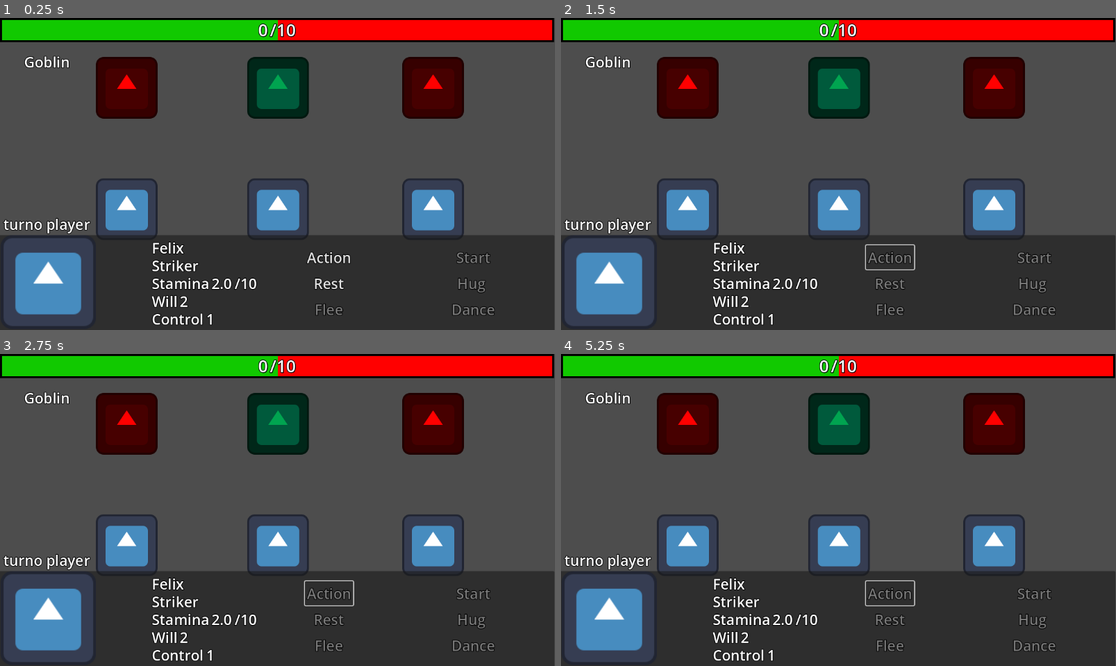
Above: before the commit, frames 1-4 (two rows, left to right).
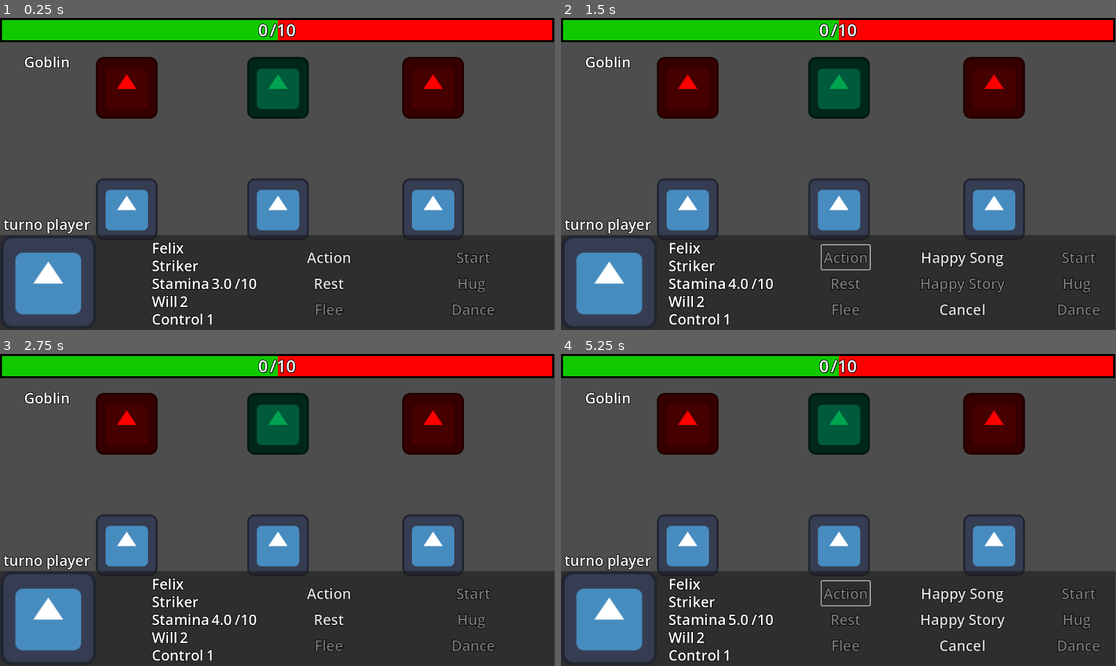
Above: after the commit, the same moments.

Repository: SamantaMancini/heaven_upsidedown
Game: Godot game, scene res://main.tscn
The game is run twice, just before and just after one commit, with the same random seed, the same clock (stepped at 60 frames per second) and the same inputs. The engine's default icon, where the game draws it, is replaced by a stand-in: a white triangle on a blue panel in a dark square.
Inputs (mouse positions are in pixels of both pictures, inside the frame that each line leads up to):
- Up to frame 1 (0.25 s): no input
- Up to frame 2 (1.5 s): click "Rest" at 0.5 s; click (888, 258) at 1.25 s, where only the run after the commit has a clickable "Action"
- Up to frame 3 (2.75 s): click (399, 594) at 2 s, where only the run after the commit has a clickable "Happy Song"
- Up to frame 4 (5.25 s): click (888, 594) at 2.75 s, where only the run after the commit has a clickable "Action"; click (960, 644) at 3.5 s, where only the run after the commit has a clickable "Cancel"; click (888, 619) at 4.25 s, where only the run after the commit has a clickable "Rest"; click (888, 594) at 5 s, where only the run after the commit has a clickable "Action"

The runs differ from the first frame. In frame 1, less than 0.1% of the frame differs, in the area x 38-40%, y 83-88%; in frame 2, 3.7%; in frame 3, 0.4%; in frame 4, 3.8%, in the area x 19-98%, y 71-99%.

Commit message:
fix ui player

Diff:
--- a/chars/players/scripts/player.gd
+++ b/chars/players/scripts/player.gd
@@ -58,9 +58,8 @@
 			v_skills.add_child(new_button)
 			new_button.connect("pressed", Callable(self, "_on_skill_pressed").bind(action_id, new_button))
 
-	GlobalEvent.add_stamina.connect(add_stamina_player)
 	GlobalEvent.start_process.connect(_on_start_pressed)
-
+	GlobalEvent.skill_pressed.connect(_on_skill_pressed)
 # Called every frame. 'delta' is the elapsed time since the previous frame.
 func _process(delta: float) -> void:
 	pass
@@ -91,8 +90,6 @@
 			button.disabled = false
 
 func _on_skill_pressed(id: String, button: Button) -> void:
-	panel_3.hide()
-	panel_2.show()
 	var selected_skill_data = null
 
 	for skill in stats.actions:
@@ -116,6 +113,7 @@
 
 	GlobalEvent.update_button.emit()
 
+	print("skill_info", skill_consumed)
 
 
 
@@ -143,9 +141,9 @@
 				else:
 					print("Target non valido")
 
-			if stamina_cost != null and stamina_cost > 0:
-				progress_bar.value -= stamina_cost
-				print("bar:", progress_bar.value)
+			#if stamina_cost != null and stamina_cost > 0:
+				#progress_bar.value -= stamina_cost
+				#print("bar:", progress_bar.value)
 		skill_consumed.clear()
 
 
--- a/globals/global_events/global_event.gd
+++ b/globals/global_events/global_event.gd
@@ -9,5 +9,7 @@
 signal combination_2(combo: String, sta: float)
 signal start_process
 signal update_button
+signal skill_pressed(id: String, button: Button)
 
 var target_cura = -1
+var can_rest = true
--- a/main.gd
+++ b/main.gd
@@ -15,11 +15,16 @@
 @onready var action: Button = $CanvasLayer/Control/Panel/HBoxContainer/VBoxContainer2/Action
 @onready var rest: Button = $CanvasLayer/Control/Panel/HBoxContainer/VBoxContainer2/Rest
 @onready var v_box_container_3: VBoxContainer = $CanvasLayer/Control/Panel/HBoxContainer/VBoxContainer3
+@onready var start: Button = $CanvasLayer/Control/Panel/HBoxContainer/VBoxContainer4/Start
+@onready var hug: Button = $CanvasLayer/Control/Panel/HBoxContainer/VBoxContainer4/Hug
+@onready var dance: Button = $CanvasLayer/Control/Panel/HBoxContainer/VBoxContainer4/Dance
+
 @export var start_num : int = 0
 @export var combination_1 : String
 @export var combination_2 : String
 @export var players : Array[Player]
 @export var enemies : Array[Enemy]
+@export var buttons_cure : Array[Button]
 
 var shields = 0
 var id_enemy = 0
@@ -28,6 +33,8 @@
 var skills : Dictionary = {}
 var target_name : int
 var battle_end : bool = false
+var player_counter : int = 0
+
 
 # Called when the node enters the scene tree for the first time.
 func _ready() -> void:
@@ -39,6 +46,7 @@
 	sta_min.text = str(players[id_player].stats.stamina)
 	will_v.text = str(players[id_player].stats.will)
 	control_v.text = str(players[id_player].stats.control)
+
 	GlobalEvent.update_global_state.connect(add_points)
 	GlobalEvent.add_shield.connect(add_shield)
 	GlobalEvent.combination.connect(dance_group)
@@ -46,6 +54,7 @@
 	GlobalEvent.combination_2.connect(hug_group)
 	GlobalEvent.remove_global_state.connect(remove_points)
 	GlobalEvent.add_shield_enemy.connect(add_shield_enemy)
+	GlobalEvent.add_stamina.connect(stamina)
 	player_turn()
 
 # Called every frame. 'delta' is the elapsed time since the previous frame.
@@ -54,6 +63,22 @@
 		battle_end = true
 	if progress_bar.value >= progress_bar.max_value:
 		battle_end = true
+	name_enemies.text = enemies[id_enemy].stats.name_char
+	name_char.text = players[id_player].stats.name_char
+	role.text = players[id_player].stats.role
+	sta_min.text = str(players[id_player].stats.stamina)
+	will_v.text = str(players[id_player].stats.will)
+	control_v.text = str(players[id_player].stats.control)
+	_0.text = str(start_num)
+	for player in players:
+		if player.target_on:
+			for button in buttons_cure:
+				button.show()
+
+func stamina(power: float, id: int):
+	for player in players:
+		if player.stats.id == id:
+			player.stats.stamina += power
 
 func skill_players():
 	action.disabled = true
@@ -67,6 +92,9 @@
 				button.add_theme_font_size_override("font_size", 30)
 				button.add_theme_constant_override("outline_size", 5)
 				v_box_container_3.add_child(button)
+				button.connect("pressed", Callable(self, "selected_skill").bind(skill.id, button))
+				if skill.stamina_consumed > player.stats.stamina:
+					button.disabled = true
 	var delete_button = Button.new()
 	delete_button.text = "Cancel"
 	delete_button.flat = true
@@ -78,9 +106,20 @@
 func _on_delete_button_pressed():
 	action.disabled = false
 	rest.disabled = false
-
+	for child in v_box_container_3.get_children():
+		v_box_container_3.remove_child(child)
+		child.queue_free()
+
+func selected_skill(id: String, button: Button):
+	GlobalEvent.skill_pressed.emit(id, button)
+	for child in v_box_container_3.get_children():
+		v_box_container_3.remove_child(child)
+		child.queue_free()
+	action.disabled = false
+	rest.disabled = false
 
 func player_turn():
+	player_counter = 0
 	turn.text = "turno player"
 	action.disabled = false
 	panel.show()
@@ -153,12 +192,15 @@
 	for player in players:
 		if player_emotions.find(player.emotions) == -1:
 			player_emotions += player.emotions
-	print(player_emotions)
+
 	if player_emotions == combination_1:
-		pass
+		dance.disabled = false
 	elif player_emotions == combination_2:
-		pass
-	start_off(false)
+		hug.disabled = false
+	player_counter += 1
+
+	if player_counter == 3:
+		start_off(false)
 
 func add_points(value: float):
 	if shields >= 0:
@@ -194,19 +236,21 @@
 			start_num += 5
 		else:
 			shields += 5
+	enemy_action_phase()
 
 func hug_group(comb: String, stamina: float):
 	for player in players:
 		if comb == combination_2:
-			player.add_stamina_group(stamina)
-
+			player.stats.stamina += stamina
+	enemy_action_phase()
 
 
 
 func _on_start_pressed() -> void:
 	GlobalEvent.start_process.emit()
 	start_off(true)
-
+	hug.disabled = true
+	dance.disabled = true
 	player_emotions = ""
 	for player in players:
 		player.skill_consumed = []
@@ -220,6 +264,8 @@
 	player_emotions = ""
 	start_off(true)
 	skills.clear()
+	dance.disabled = true
+	hug.disabled = true
 	for player in players:
 		player.emotions = ""
 		player.skill_consumed = []
@@ -231,22 +277,55 @@
 	player_emotions = ""
 	start_off(true)
 	skills.clear()
+	hug.disabled = true
 	for player in players:
 		player.emotions = ""
 		player.skill_consumed = []
 
 
 func start_off(disabled: bool):
-	pass
+	start.disabled = disabled
 
 
 func _on_rest_pressed() -> void:
-	for player in players:
-		if id_player == player.stats.id:
-			rest.disabled = true
-			action.disabled = true
+	players[id_player].stats.stamina += 1
 
 
 
 func _on_action_pressed() -> void:
 	skill_players()
+
+
+func _on_player_pressed() -> void:
+	id_player = 0
+	for child in v_box_container_3.get_children():
+		v_box_container_3.remove_child(child)
+		child.queue_free()
+	action.disabled = false
+	rest.disabled = false
+
+func _on_player_2_pressed() -> void:
+	id_player = 1
+	for child in v_box_container_3.get_children():
+		v_box_container_3.remove_child(child)
+		child.queue_free()
+	action.disabled = false
+	rest.disabled = false
+
+func _on_player_3_pressed() -> void:
+	id_player = 2
+	for child in v_box_container_3.get_children():
+		v_box_container_3.remove_child(child)
+		child.queue_free()
+	action.disabled = false
+	rest.disabled = false
+
+
+func _on_cure_pressed() -> void:
+	GlobalEvent.target_cura = 0
+
+func _on_cure_2_pressed() -> void:
+	GlobalEvent.target_cura = 1
+
+func _on_cure_3_pressed() -> void:
+	GlobalEvent.target_cura = 2
--- a/main.tscn
+++ b/main.tscn
@@ -111,12 +111,13 @@
 actions = Array[ExtResource("3_5vw27")]([SubResource("Resource_w48qg"), SubResource("Resource_vivmo")])
 metadata/_custom_type_script = "uid://benuj1836edrx"
 
-[node name="Main" type="Node2D" node_paths=PackedStringArray("players", "enemies")]
+[node name="Main" type="Node2D" node_paths=PackedStringArray("players", "enemies", "buttons_cure")]
 script = ExtResource("1_h2yge")
 combination_1 = "happytrustlove"
 combination_2 = "trustlove"
 players = [NodePath("CanvasLayer/Control/Player"), NodePath("CanvasLayer/Control/Player2"), NodePath("CanvasLayer/Control/Player3")]
 enemies = [NodePath("CanvasLayer/Control/Enemy"), NodePath("CanvasLayer/Control/Enemy2"), NodePath("CanvasLayer/Control/Enemy3")]
+buttons_cure = [NodePath("CanvasLayer/Control/Player/Cure"), NodePath("CanvasLayer/Control/Player2/Cure_2"), NodePath("CanvasLayer/Control/Player3/Cure_3")]
 
 [node name="Camera2D" type="Camera2D" parent="."]
 position = Vector2(577, 326)
@@ -227,13 +228,58 @@
 position = Vector2(263, 397)
 stats = ExtResource("2_0xm2m")
 
+[node name="Player" type="Button" parent="CanvasLayer/Control/Player"]
+modulate = Color(1, 1, 1, 0)
+offset_left = -67.0
+offset_top = -63.0
+offset_right = 64.0
+offset_bottom = 60.0
+
+[node name="Cure" type="Button" parent="CanvasLayer/Control/Player"]
+visible = false
+offset_left = -68.0
+offset_top = -111.0
+offset_right = 63.0
+offset_bottom = -61.0
+text = "Cura Felix"
+
 [node name="Player2" parent="CanvasLayer/Control" instance=ExtResource("1_ig7tw")]
 position = Vector2(577, 397)
 stats = ExtResource("4_1bvp3")
 
+[node name="Player2" type="Button" parent="CanvasLayer/Control/Player2"]
+modulate = Color(1, 1, 1, 0)
+offset_left = -61.0
+offset_top = -64.0
+offset_right = 63.0
+offset_bottom = 61.0
+
+[node name="Cure_2" type="Button" parent="CanvasLayer/Control/Player2"]
+visible = false
+offset_left = -61.0
+offset_top = -122.0
+offset_right = 63.0
+offset_bottom = -80.0
+text = "Cura Trust"
+
 [node name="Player3" parent="CanvasLayer/Control" instance=ExtResource("1_ig7tw")]
 position = Vector2(899, 397)
 stats = ExtResource("5_lquwl")
+
+[node name="Player3" type="Button" parent="CanvasLayer/Control/Player3"]
+modulate = Color(1, 1, 1, 0)
+offset_left = -66.0
+offset_top = -62.0
+offset_right = 64.0
+offset_bottom = 59.0
+
+[node name="Cure_3" type="Button" parent="CanvasLayer/Control/Player3"]
+visible = false
+offset_left = -66.0
+offset_top = -124.0
+offset_right = 64.0
+offset_bottom = -80.0
+text = "Cura Heart"
 
 [node name="Panel" type="Panel" parent="CanvasLayer/Control"]
 layout_mode = 1
@@ -411,6 +457,12 @@
 text = "Dance"
 flat = true
 
+[connection signal="pressed" from="CanvasLayer/Control/Player/Player" to="." method="_on_player_pressed"]
+[connection signal="pressed" from="CanvasLayer/Control/Player/Cure" to="." method="_on_cure_pressed"]
+[connection signal="pressed" from="CanvasLayer/Control/Player2/Player2" to="." method="_on_player_2_pressed"]
+[connection signal="pressed" from="CanvasLayer/Control/Player2/Cure_2" to="." method="_on_cure_2_pressed"]
+[connection signal="pressed" from="CanvasLayer/Control/Player3/Player3" to="." method="_on_player_3_pressed"]
+[connection signal="pressed" from="CanvasLayer/Control/Player3/Cure_3" to="." method="_on_cure_3_pressed"]
 [connection signal="pressed" from="CanvasLayer/Control/Panel/HBoxContainer/VBoxContainer2/Action" to="." method="_on_action_pressed"]
 [connection signal="pressed" from="CanvasLayer/Control/Panel/HBoxContainer/VBoxContainer2/Rest" to="." method="_on_rest_pressed"]
 [connection signal="pressed" from="CanvasLayer/Control/Panel/HBoxContainer/VBoxContainer4/Start" to="." method="_on_start_pressed"]
